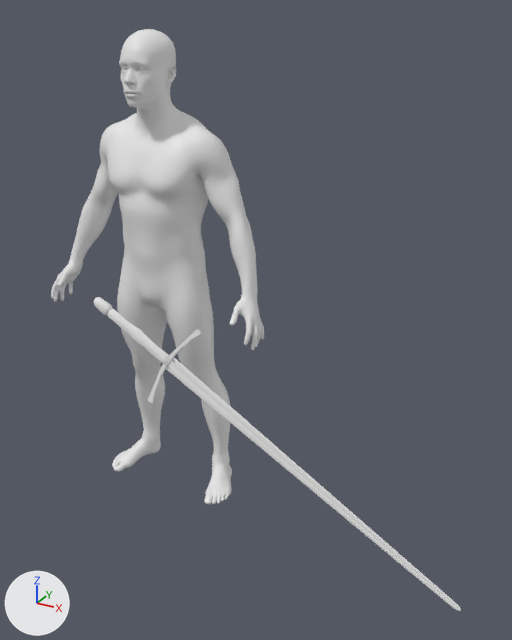
Two versions of the FBX model Assets/Art/Animations/Longsword/Longsword_Attack_1_2_LeftDiagonal.fbx, one commit apart.
Both versions are drawn from a 50 mm camera at (1.45, -1.98, 1.74) aimed at (0.45, -0.15, 0.83). Every picture has the same lights, and +X, +Y and +Z are marked at lower left. The first picture is the older version. Where no turn or scale is listed for an object, it has been applied to the vertices.

Objects in the first picture: 'Longsword_pommel_lowpoly', 'ZN_boot_L_Export', 'ZN_boot_R_Export', 'ZN_chest_Export', 'ZN_glove_L_Export', 'ZN_glove_R_Export', 'ZN_head_Export', 'ZN_pants_Export' and 1 more.
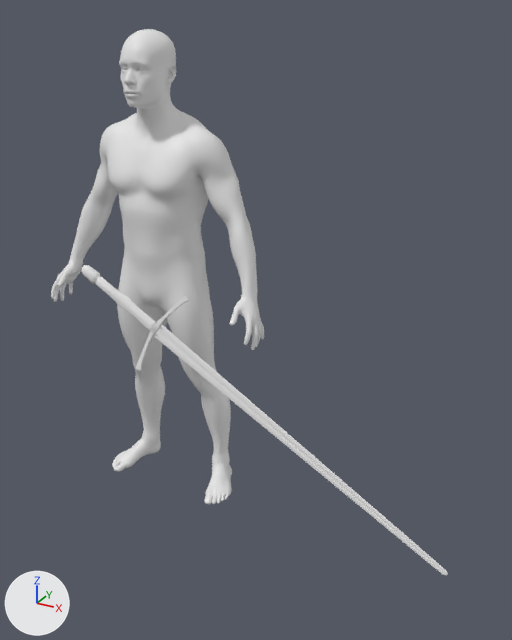
Pixel boxes (x1, y1, x2, y2) of what changed, in the pictures (512 x 640 px):
'Longsword_pommel_lowpoly', moved
    before: (93, 297, 461, 611)
    after: (81, 265, 448, 575)

Edits to the bpy script that builds the scene:
```text
Change ob_longsword_pommel_lowpoly:
    ob_longsword_pommel_lowpoly.location: (0.174, -0.416, 0.825) -> (0.123, -0.401, 0.918)
```
